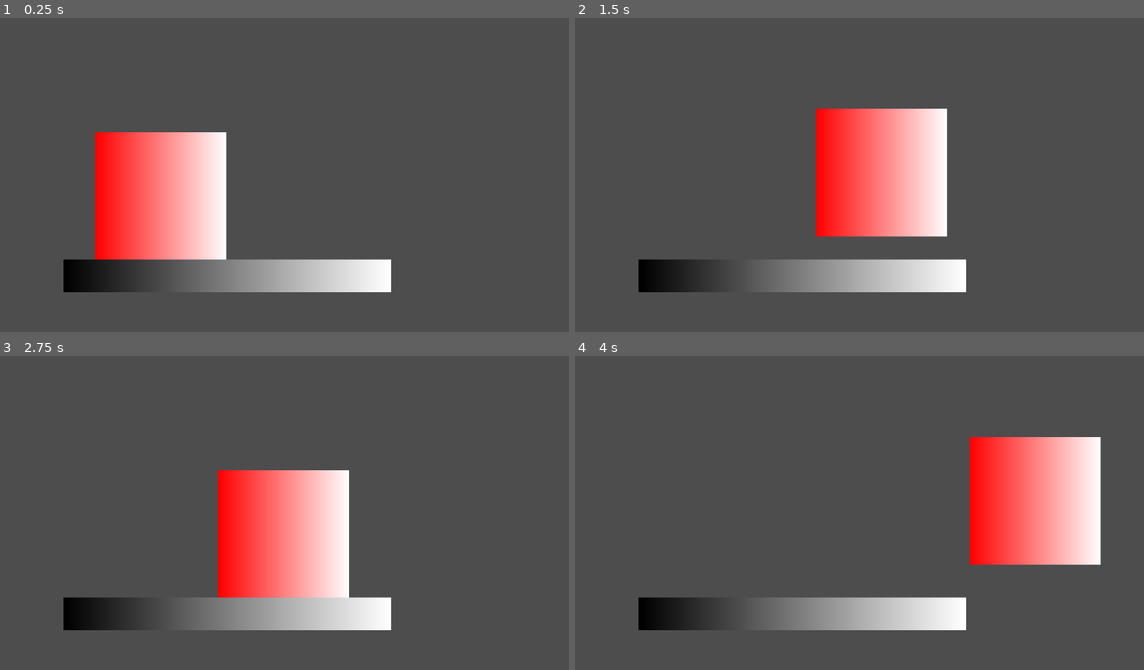
Above: before the commit, frames 1-4 (two rows, left to right).
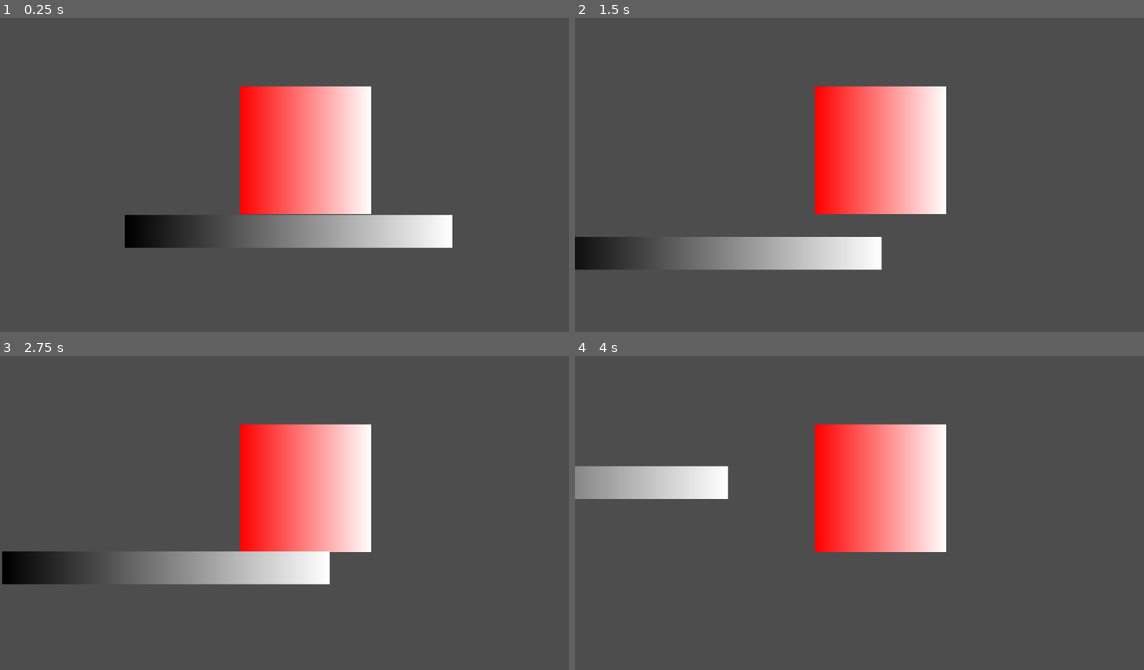
Above: after the commit, the same moments.

Repository: Izzy-Irvine/speed-jam-8-2024
Game: Godot game, scene res://scenes/level/Level.tscn
Same seed, same stepped clock (60 frames per second), same inputs: the game is played once before the commit and once after it.
Inputs:
- Up to frame 1 (0.25 s): no input
- Up to frame 2 (1.5 s): tap Enter (ui_accept) at 0.5, 0.6, 0.77, 1.07, 1.35 s; hold Right (ui_right) from 0.53 s (still down)
- Up to frame 3 (2.75 s): tap Enter (ui_accept) at 1.52, 1.82, 2.1 s; release Right (ui_right) at 2.03 s; hold Left (ui_left) from 2.03 s (still down)
- Up to frame 4 (4 s): release Left (ui_left) at 2.78 s; hold Right (ui_right) from 2.78 s (still down); tap Enter (ui_accept) at 2.85, 3.02, 3.32, 3.6, 3.77 s

The runs differ from the first frame. In frame 1, 27% of the frame differs, in the area x 11-80%, y 21-88%; in frame 2, 12%; in frame 3, 21%; in frame 4, 27%.

Commit message:
added camera and state

Diff:
--- a/speed-jam-8/scenes/level/Level.tscn
+++ b/speed-jam-8/scenes/level/Level.tscn
@@ -1,12 +1,17 @@
-[gd_scene load_steps=3 format=3 uid="uid://chxk0fydgtc8o"]
+[gd_scene load_steps=4 format=3 uid="uid://chxk0fydgtc8o"]
 
+[ext_resource type="Script" path="res://scenes/level/level.gd" id="1_1hwvt"]
 [ext_resource type="PackedScene" uid="uid://cxnp5bowin02c" path="res://scenes/player/player.tscn" id="1_h0srt"]
 [ext_resource type="PackedScene" uid="uid://c78k6ot6bm2li" path="res://scenes/platform/platform.tscn" id="2_bnhfd"]
 
 [node name="Level" type="Node2D"]
+script = ExtResource("1_1hwvt")
 
 [node name="Player" parent="." instance=ExtResource("1_h0srt")]
-position = Vector2(314, 357)
+position = Vector2(21, -32)
 
-[node name="Platform" parent="." instance=ExtResource("2_bnhfd")]
-position = Vector2(444, 538)
+[node name="Camera2D" type="Camera2D" parent="Player"]
+position = Vector2(-21, 32)
+
+[node name="Platform1" parent="." instance=ExtResource("2_bnhfd")]
+position = Vector2(-12, 156)
--- /dev/null
+++ b/speed-jam-8/scenes/level/level.gd
@@ -0,0 +1,26 @@
+extends Node2D
+
+var undo_stack = []
+
+# Called when the node enters the scene tree for the first time.
+func _ready() -> void:
+	pass # Replace with function body.
+
+# Called every frame. 'delta' is the elapsed time since the previous frame.
+func _process(delta: float) -> void:
+	pass
+
+func _physics_process(delta: float) -> void:
+	if Input.is_action_pressed("ui_undo"):
+		set_state(undo_stack.pop_back())
+	else:
+		undo_stack.append(get_state())
+
+func get_state() -> Dictionary:
+	return {
+		#"Player": $Player.get_state() # Waiting for player to implement
+	}
+
+func set_state(state: Dictionary):
+	pass
+	#$Player.set_state(state["Player"])
--- a/speed-jam-8/scenes/player/player.gd
+++ b/speed-jam-8/scenes/player/player.gd
@@ -6,20 +6,20 @@
 
 
 func _physics_process(delta: float) -> void:
-    # Add the gravity.
-    if not is_on_floor():
-        velocity += get_gravity() * delta
+	# Add the gravity.
+	if not is_on_floor():
+		velocity += get_gravity() * delta
 
-    # Handle jump.
-    if Input.is_action_just_pressed("ui_accept") and is_on_floor():
-        velocity.y = JUMP_VELOCITY
+	# Handle jump.
+	if Input.is_action_just_pressed("ui_accept") and is_on_floor():
+		velocity.y = JUMP_VELOCITY
 
-    # Get the input direction and handle the movement/deceleration.
-    # As good practice, you should replace UI actions with custom gameplay actions.
-    var direction := Input.get_axis("ui_left", "ui_right")
-    if direction:
-        velocity.x = direction * SPEED
-    else:
-        velocity.x = move_toward(velocity.x, 0, SPEED)
+	# Get the input direction and handle the movement/deceleration.
+	# As good practice, you should replace UI actions with custom gameplay actions.
+	var direction := Input.get_axis("ui_left", "ui_right")
+	if direction:
+		velocity.x = direction * SPEED
+	else:
+		velocity.x = move_toward(velocity.x, 0, SPEED)
 
-    move_and_slide()
+	move_and_slide()
